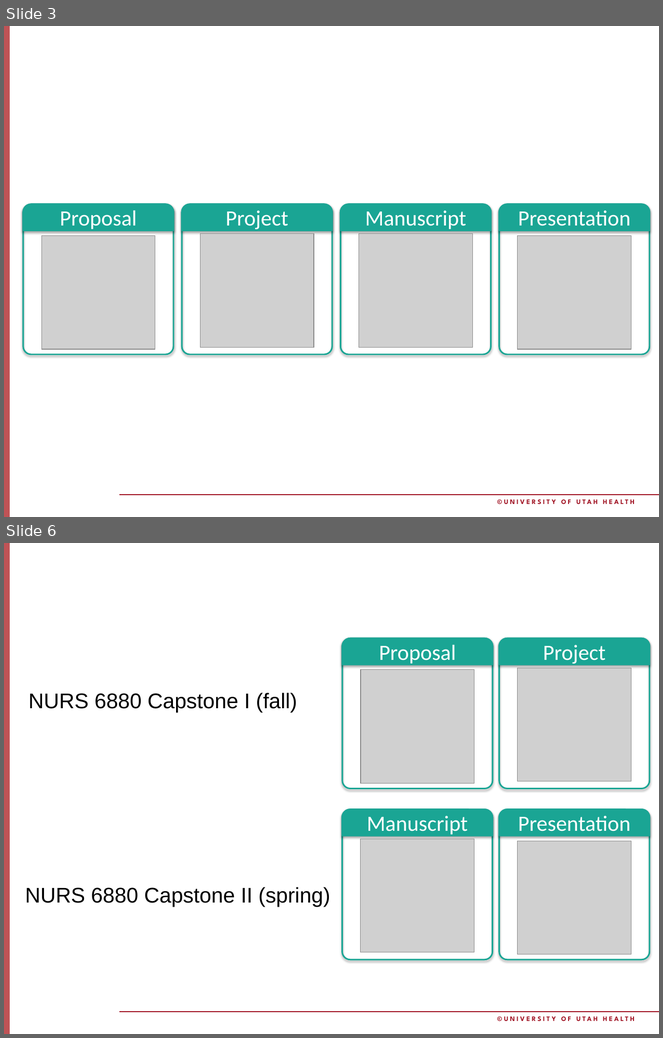
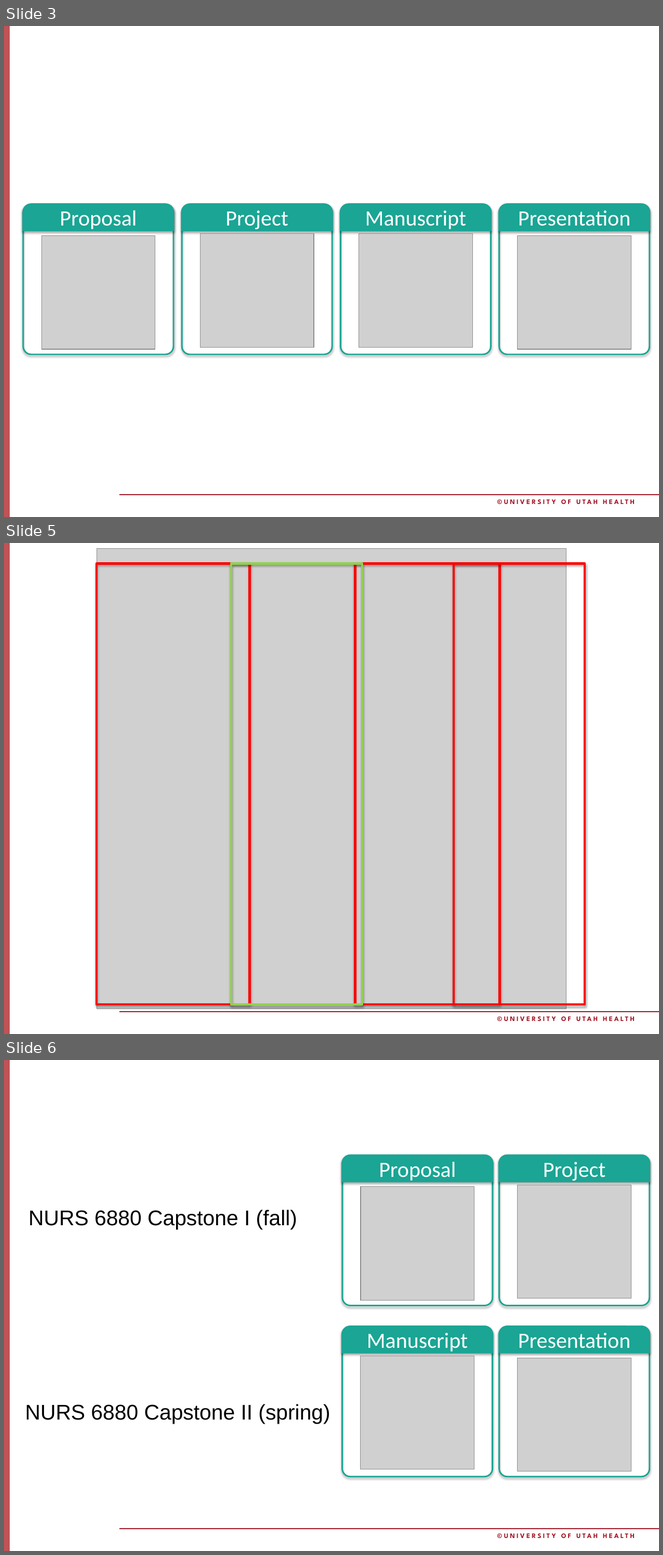
Before and after one commit to cmcntsh/capstoneMaterials, a slide deck: NURS 6880 01 Capstone Overview.pptx. Shown one above the other, each under a label of ours: slides 3 and 6 before the commit, slides 3, 5 and 6 after it; the slides between them are not shown. The pictures are 663x1038 and 663x1555 pixels, drawn with LibreOffice and Linux fonts; fonts in the diff are those of the drawing; grey boxes stand for pictures; background and template pictures are left out. Boxes give left, top, right and bottom in pixels: in the first picture for what was removed or moved away, otherwise in the second. Text is boxed around its words. In the diff, an @@ line names an element or a change of style, - is before the commit and + after.

```diff
--- a/NURS 6880 01 Capstone Overview.pptx
+++ b/NURS 6880 01 Capstone Overview.pptx
@@ slide 5 added at (x1=4, y1=543, x2=659, y2=1034), background #FFFFFF; not listed: 3 template elements that a slide beside it also shows @@
@@ picture added at (x1=97, y1=548, x2=567, y2=1009) @@
@@ rectangle added at (x1=97, y1=564, x2=249, y2=1005), outline #FF0000 3 pt @@
@@ rectangle added at (x1=231, y1=564, x2=362, y2=1005), outline #92D050 3 pt @@
@@ rectangle added at (x1=355, y1=564, x2=500, y2=1005), outline #FF0000 3 pt @@
@@ rectangle added at (x1=454, y1=564, x2=585, y2=1005), outline #FF0000 3 pt @@
```
Also in this commit, not shown: 1 slide changed, 2 other slides added, 3 slides removed, 11 other files.
